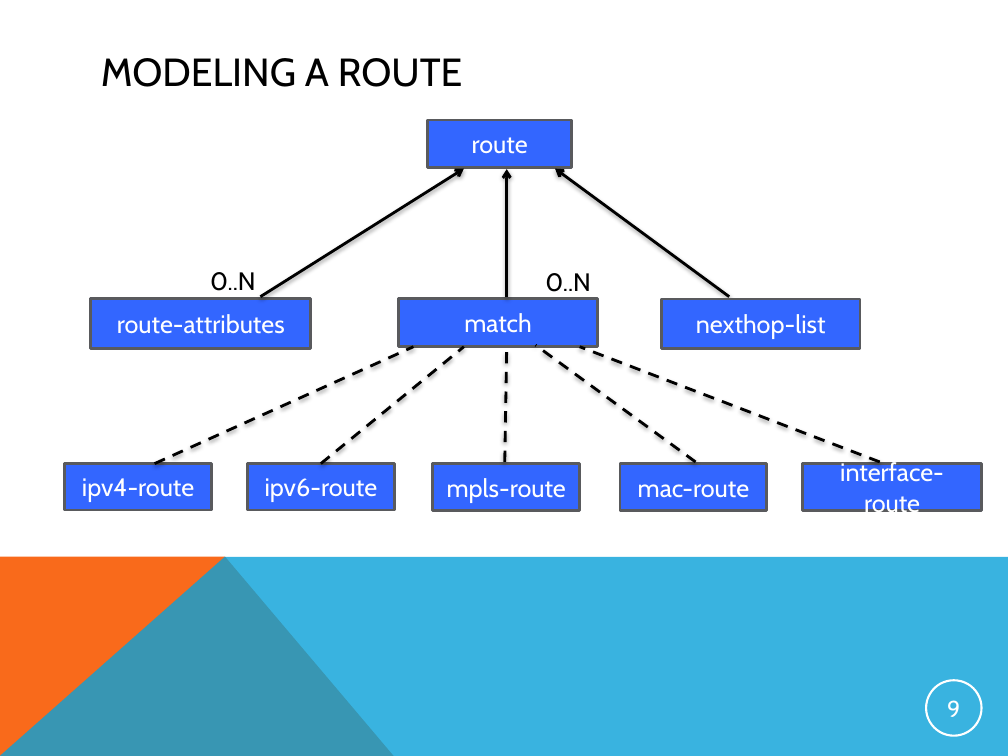
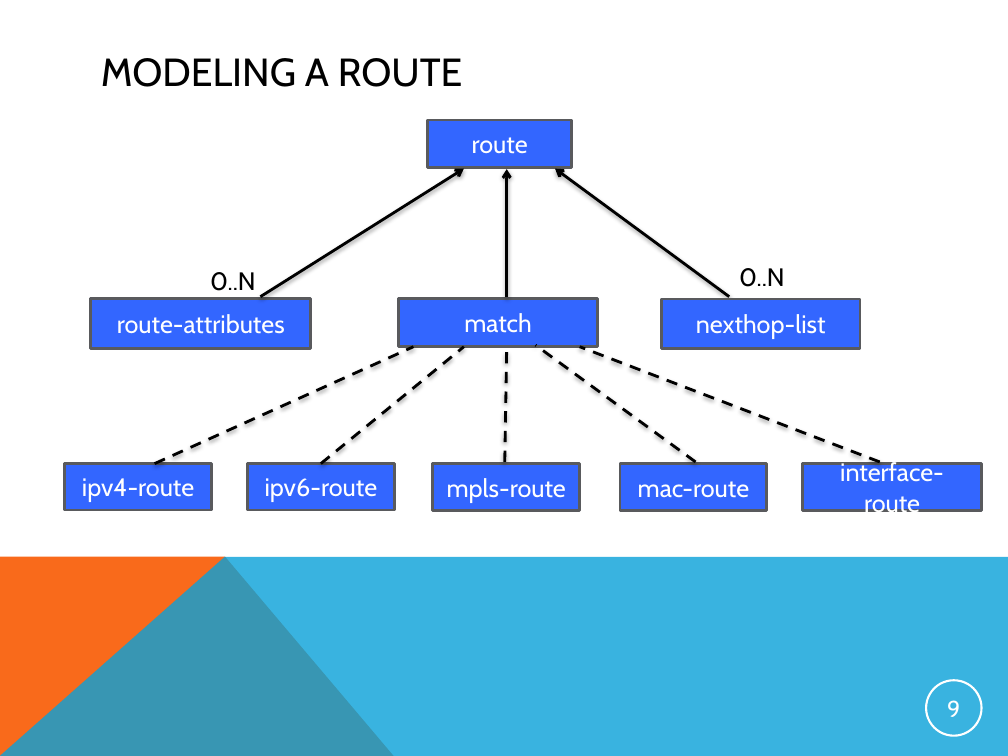
Before and after one commit to bnitin/draft-ietf-i2rs-rib-info-model, a slide deck: slide 9 of rib-info-model-ietf87.pptx. Drawn at 1008x756 pixels with LibreOffice and Linux fonts; fonts in the diff are those of the drawing. Boxes give left, top, right and bottom in pixels: in the first picture for what was removed or moved away, otherwise in the second. Text is boxed around its words. In the diff, an @@ line names an element or a change of style, - is before the commit and + after.

```diff
--- a/rib-info-model-ietf87.pptx
+++ b/rib-info-model-ietf87.pptx
@@ text "0..N": place and size @@
-text "0..N" at [545,273,591,292]
+text "0..N" at [739,268,785,287]
```
Also in this commit, not shown: 1 other slide changed, 1 other file.
